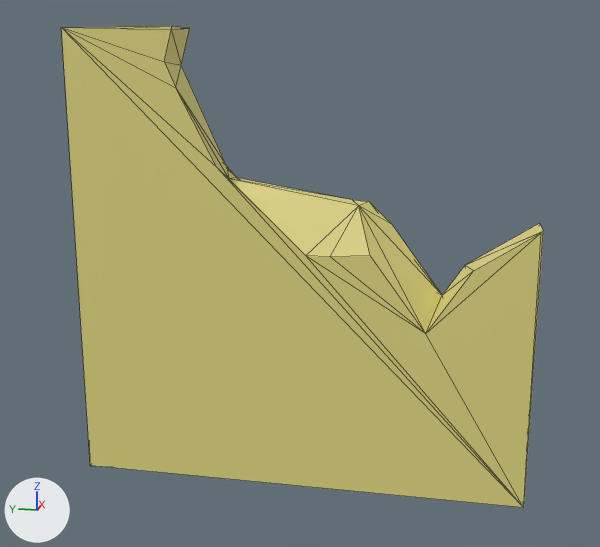
Before and after pictures for a commit that changed the glTF model Assets/BrokenWall1.glb.
Rendered twice from a 50 mm lens placed at (-3.37, -0.69, 1.83), pointed at (0.05, -0.01, 0.98). Every picture has the same lights, and +X, +Y and +Z are marked at lower left. Mesh edges are drawn as thin lines. Vertices at the same position are counted once.

The first picture shows 'BrokenWall1'.
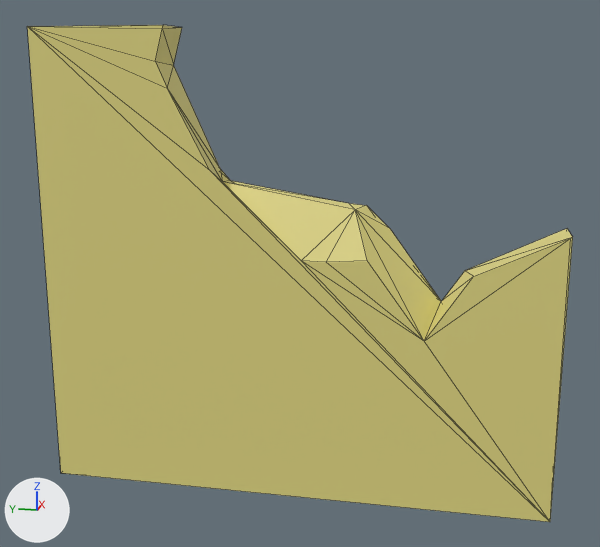
Pixel boxes (x1, y1, x2, y2) of what changed, in the pictures (600 x 547 px; the box of a moved part takes in the faces that stretch with it):
'BrokenWall1', reshaped (13% wider)
    before: (61, 26, 543, 507)
    after: (27, 25, 573, 522)
part 1 of me_cube_007_convcol_001, moved or reshaped
    before: (219, 170, 543, 507)
    after: (220, 181, 573, 521)
part 2 of me_cube_007_convcol_001, moved or reshaped
    before: (164, 26, 473, 334)
    after: (155, 25, 474, 341)
part 3 of me_cube_007_convcol_001, moved or reshaped
    before: (61, 26, 523, 507)
    after: (27, 25, 550, 522)

Edits to the bpy script that builds the scene:
```text
Change me_cube_007_convcol_001:
    where me_cube_007_convcol_001.from_pydata(...)  # 32 vertices, 60 faces; spans x 0.0..0.2, y -1.0..1.0, z 0.0..2.0
    used by ob_brokenwall1; location = (0.0, 0.0, 0.0)
    me_cube_007_convcol_001 part 1: all 6 vertices in x 0.0..0.2, y -1.0..-0.99, z 0.0..1.21 are moved by (-0.1, -0.1, 0.0)
    me_cube_007_convcol_001 part 2: all 22 vertices in x 0.0..0.2, y -0.74..0.55, z 0.76..2.0 are moved by (-0.1, 0.0, 0.0)
    me_cube_007_convcol_001 part 3: all 4 vertices in x 0.0..0.2, y 1.0, z 0.0..2.0 are moved by (-0.1, 0.1, 0.0)
```
